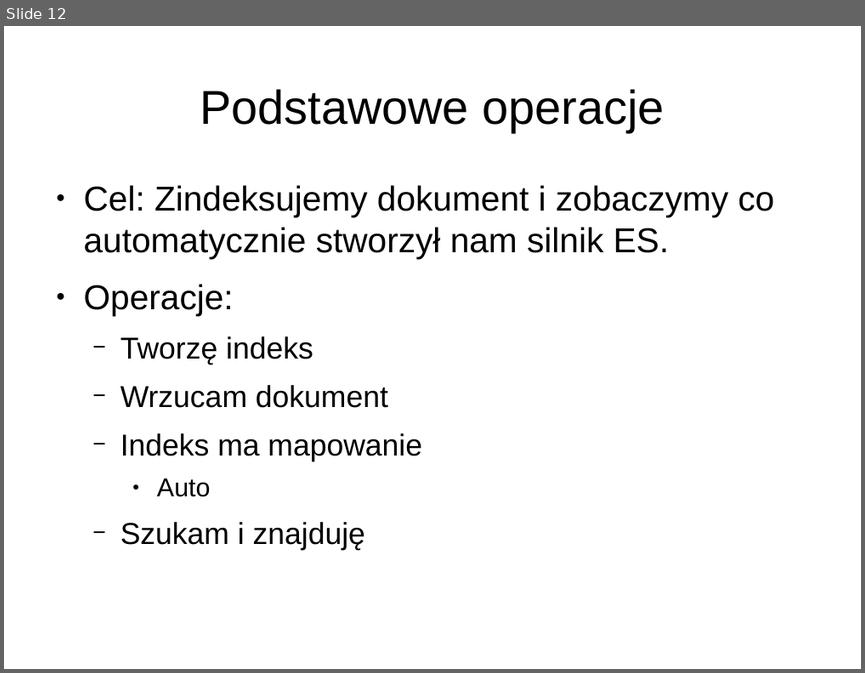
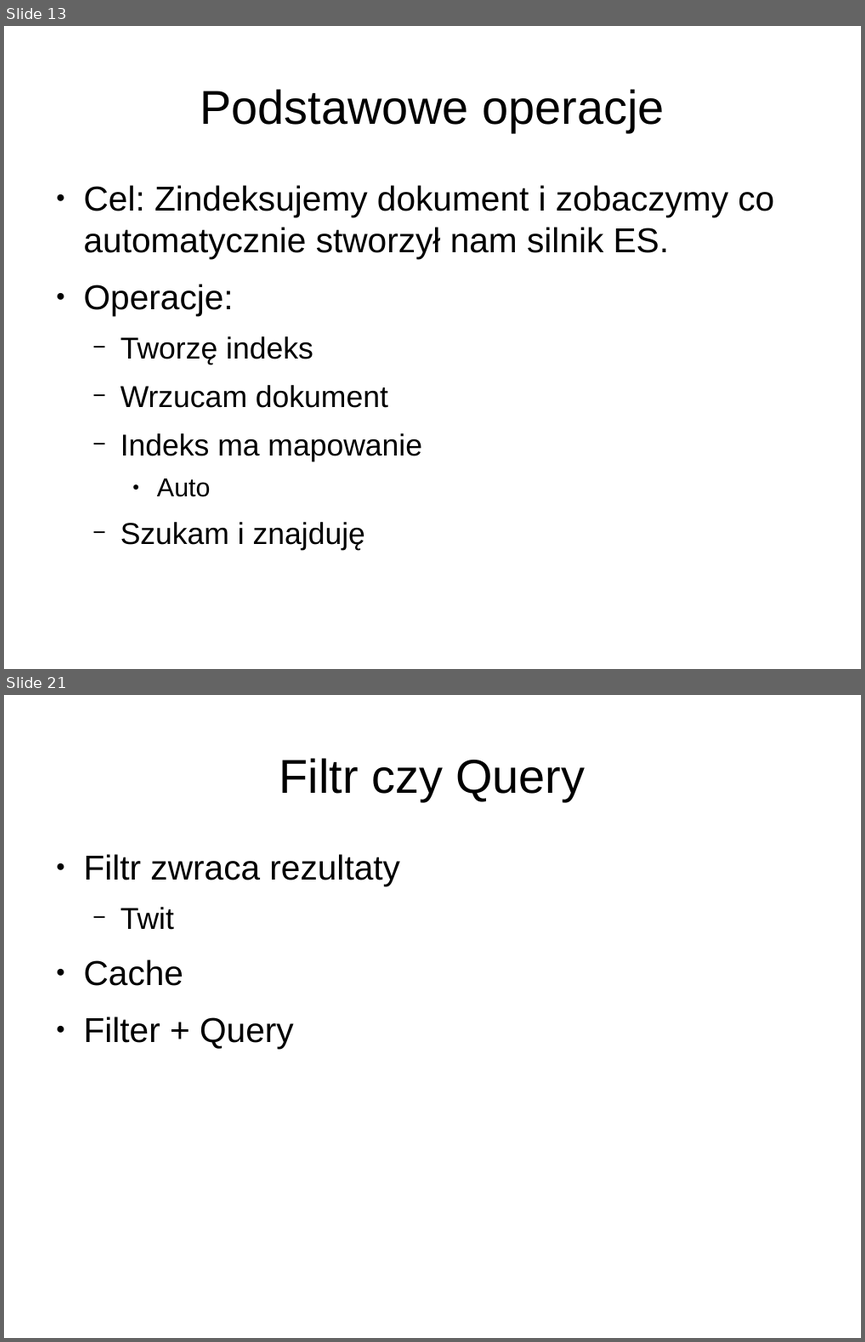
Before and after one commit to lukaszkuczynski/nieszukaj, a slide deck: znajduj.odp. Shown one above the other, each under a label of ours: slide 12 before the commit, slides 13 and 21 after it; the slides between them are not shown. The pictures are 865x673 and 865x1342 pixels, drawn with LibreOffice and Linux fonts; fonts in the diff are those of the drawing. Boxes give left, top, right and bottom in pixels: in the first picture for what was removed or moved away, otherwise in the second. Text is boxed around its words. In the diff, an @@ line names an element or a change of style, - is before the commit and + after.

```diff
--- a/znajduj.odp
+++ b/znajduj.odp
@@ slide 21 added at bbox=[4, 695, 861, 1338], background #FFFFFF @@
@@ title added at bbox=[279, 758, 585, 801], 44 pt, text #000000 @@
+Filtr czy Query
@@ text added at bbox=[84, 854, 400, 1048], 32 pt, text #000000 @@
+● Filtr zwraca rezultaty
+  − Twit
+● Cache
+● Filter + Query
@@ what was slide 12 is now slide 13 @@
```
Also in this commit, not shown: 1 slide changed, 11 other slides added, 1 slide removed.
